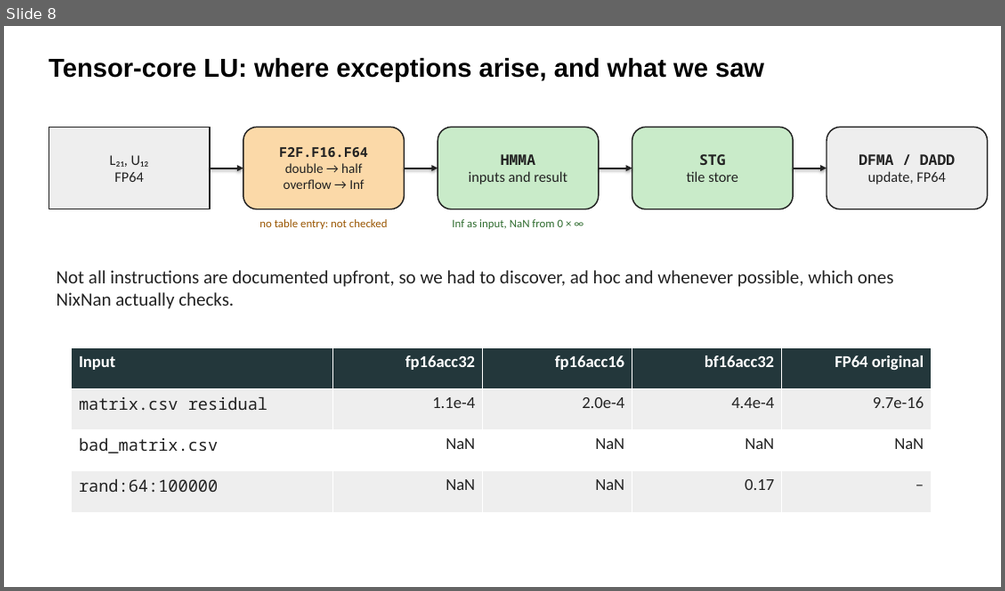
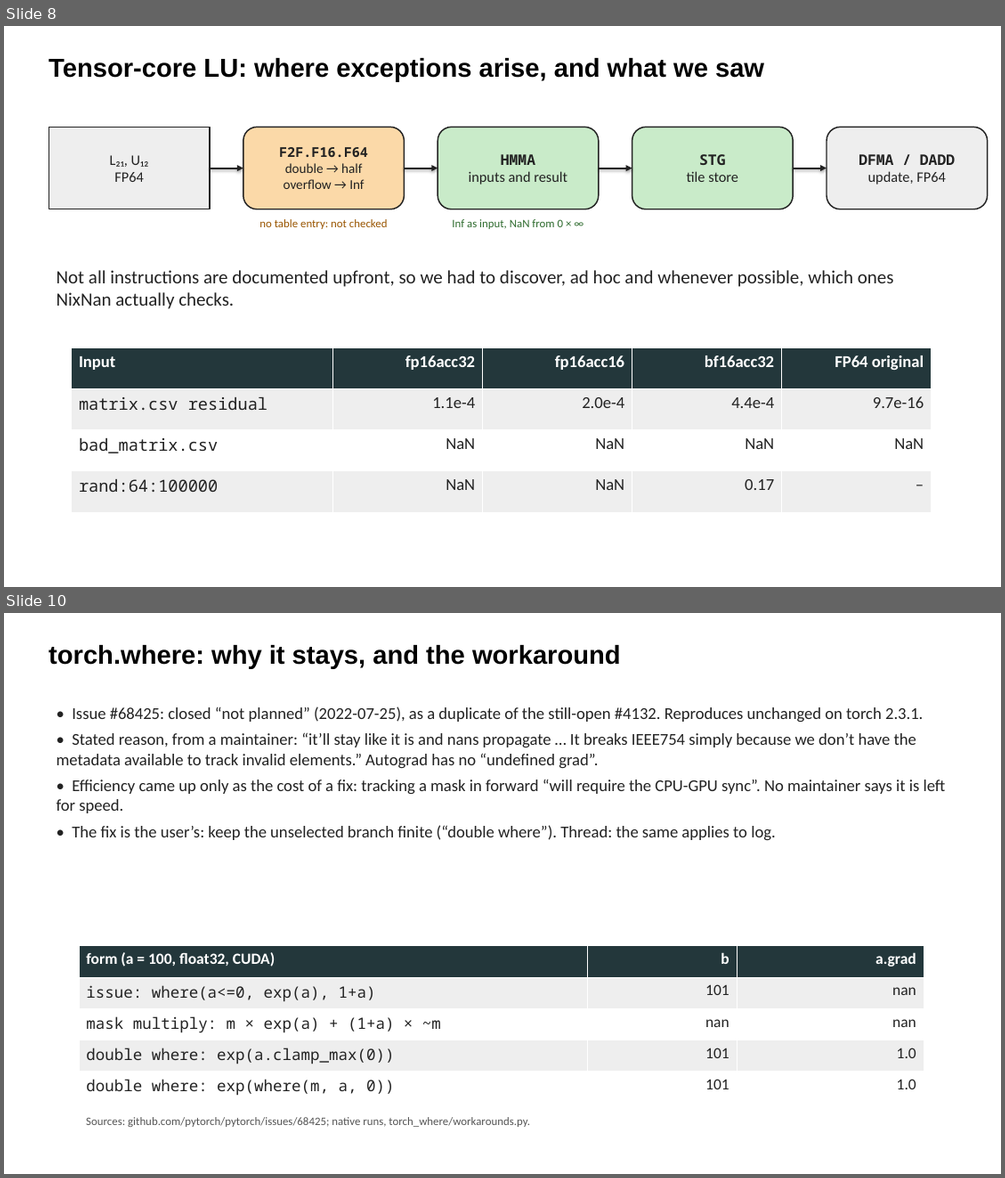
Before and after one commit to parfloat/SC26-Tutorial, a slide deck: lu_solve_gpu/LU_Slides.pptx. Shown one above the other, each under a label of ours: slide 8 before the commit, slides 8 and 10 after it; the slides between them are not shown. The pictures are 1005x591 and 1005x1178 pixels, drawn with LibreOffice and Linux fonts; fonts in the diff are those of the drawing. Boxes give left, top, right and bottom in pixels: in the first picture for what was removed or moved away, otherwise in the second. Text is boxed around its words. In the diff, an @@ line names an element or a change of style, - is before the commit and + after.

```diff
--- a/lu_solve_gpu/LU_Slides.pptx
+++ b/lu_solve_gpu/LU_Slides.pptx
@@ slide 10 added at (4, 613, 1001, 1174), background #FFFFFF @@
@@ text added at (48, 645, 621, 669), 25 pt, text #000000, bold @@
+torch.where: why it stays, and the workaround
@@ text added at (57, 706, 946, 840), 16 pt, text #222222 @@
+• Issue #68425: closed “not planned” (2022-07-25), as a duplicate of the still-open #4132. Reproduces unchanged on torch 2.3.1.
+• Stated reason, from a maintainer: “it’ll stay like it is and nans propagate … It breaks IEEE754 simply because we don’t have the metadata available to track invalid elements.” Autograd has no “undefined grad”.
+• Efficiency came up only as the cost of a fix: tracking a mask in forward “will require the CPU-GPU sync”. No maintainer says it is left for speed.
+• The fix is the user’s: keep the unselected branch finite (“double where”). Thread: the same applies to log.
@@ table added at (79, 946, 923, 1103), 5 rows, 3 columns @@
+form (a = 100, float32, CUDA) | b | a.grad
+issue: where(a<=0, exp(a), 1+a) | 101 | nan
+mask multiply: m × exp(a) + (1+a) × ~m | nan | nan
+double where: exp(a.clamp_max(0)) | 101 | 1.0
+double where: exp(where(m, a, 0)) | 101 | 1.0
@@ text added at (86, 1117, 530, 1127), 11 pt, text #555555 @@
+Sources: github.com/pytorch/pytorch/issues/68425; native runs, torch_where/workarounds.py.
```
Also in this commit, not shown: 1 other slide added, 3 other files.
